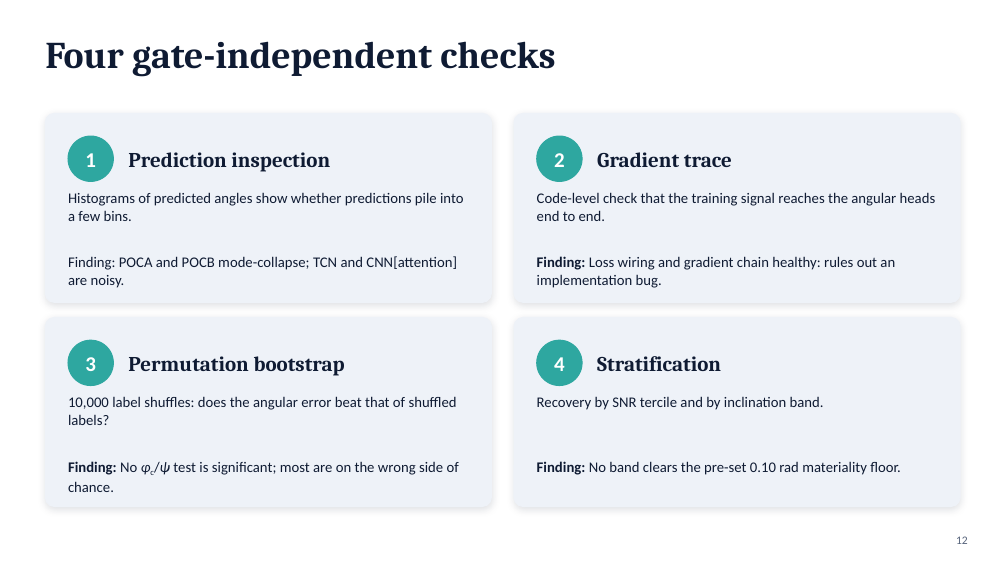
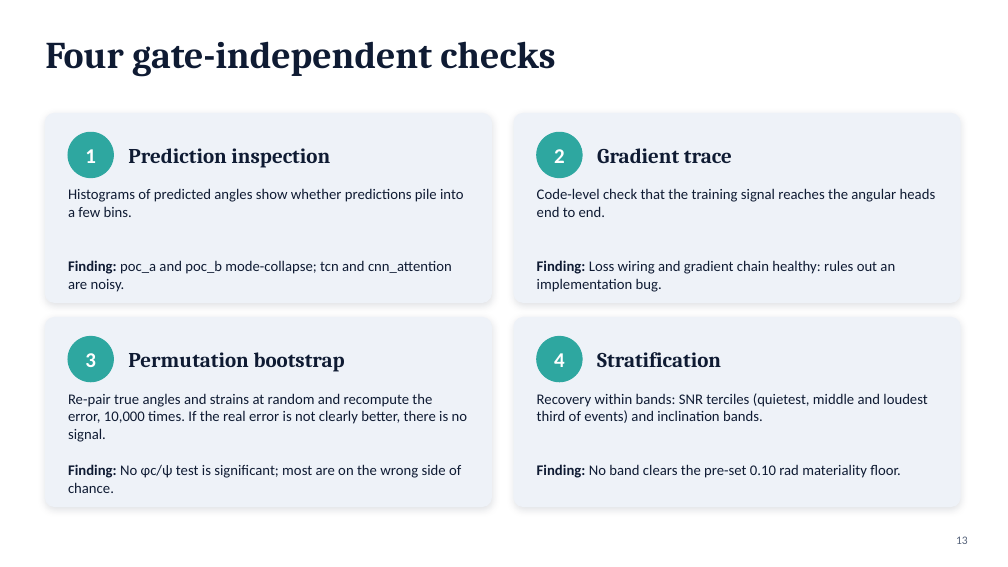
Before and after one commit to syedalimohsinbukhari/ml_practice_v2, a slide deck: slide 13 of experiments/phic_psi_poc-redo/phic_psi_presentation.pptx (slide 12 before the commit). Drawn at 1008x567 pixels with LibreOffice and Linux fonts; fonts in the diff are those of the drawing. Boxes give left, top, right and bottom in pixels: in the first picture for what was removed or moved away, otherwise in the second. Text is boxed around its words. In the diff, an @@ line names an element or a change of style, - is before the commit and + after.

```diff
--- a/experiments/phic_psi_poc-redo/phic_psi_presentation.pptx
+++ b/experiments/phic_psi_poc-redo/phic_psi_presentation.pptx
@@ text "Histograms of predicted angles show ...": place and size @@
-text "Histograms of predicted angles show ..." at bbox=[68, 192, 464, 221]
+text "Histograms of predicted angles show ..." at bbox=[68, 188, 464, 217]
@@ text "Code-level check that the training ...": place and size @@
-text "Code-level check that the training ..." at bbox=[537, 192, 936, 221]
+text "Code-level check that the training ..." at bbox=[537, 188, 936, 217]
@@ text at bbox=[68, 260, 452, 292]: text changed @@
-Finding: POCA and POCB mode-collapse; TCN and CNN[attention] are noisy.
+Finding: poc_a and poc_b mode-collapse; tcn and cnn_attention are noisy.
@@ text "Finding: Loss wiring and gradient ...": place and size @@
-text "Finding: Loss wiring and gradient ..." at bbox=[537, 256, 895, 288]
+text "Finding: Loss wiring and gradient ..." at bbox=[537, 260, 895, 292]
@@ 8 texts, 4 ellipses: place and size @@
-8 texts, 4 ellipses at bbox=[68, 136, 732, 386]
+8 texts, 4 ellipses at bbox=[68, 132, 732, 382]
@@ text at bbox=[68, 393, 467, 442]: text changed @@
-10,000 label shuffles: does the angular error beat that of shuffled labels?
+Re-pair true angles and strains at random and recompute the error, 10,000 times. If the real error is not clearly better, there is no signal.
@@ text at bbox=[537, 393, 927, 423]: text changed @@
-Recovery by SNR tercile and by inclination band.
+Recovery within bands: SNR terciles (quietest, middle and loudest third of events) and inclination bands.
@@ text "Finding: No φc/ψ test is ..." at bbox=[68, 464, 461, 493]: now on the baseline, italic off in "φc/ψ" @@
```
Also in this commit, not shown: 15 other slides changed, 2 slides added, 1 slide removed, 6 other files.
